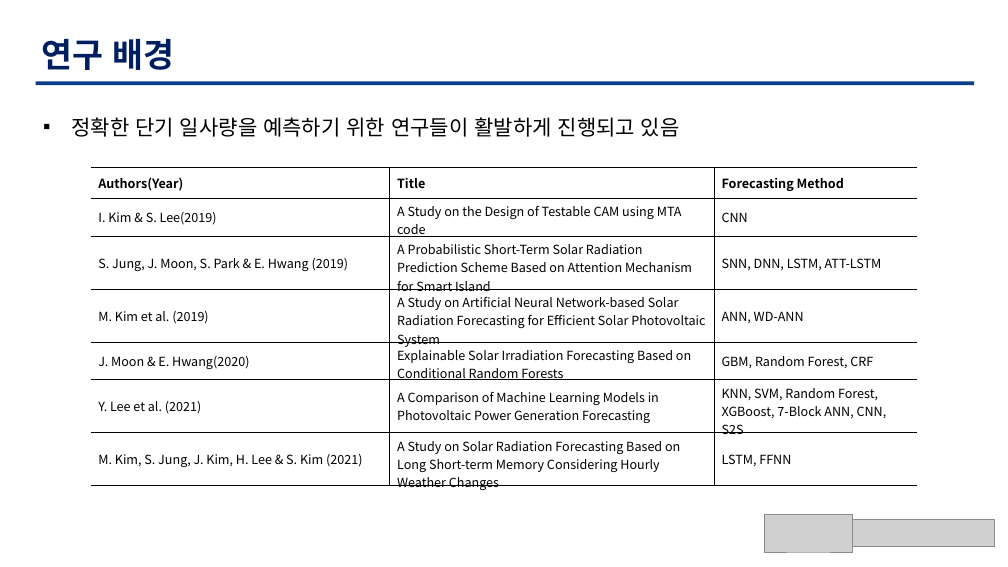
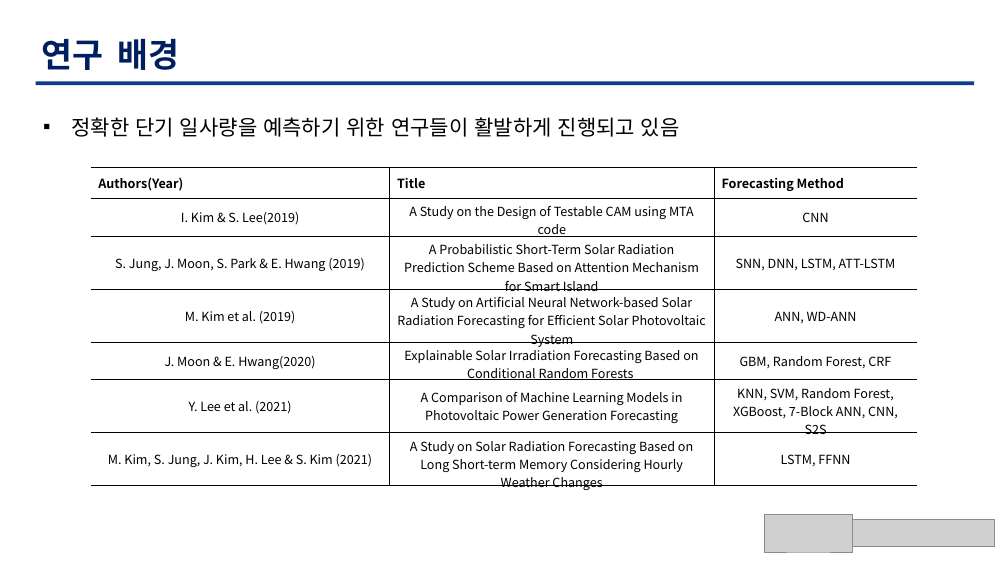
Before and after one commit to TaegyuHan/Solar_radiation_prediction_model, a slide deck: slide 6 of KICS_PT/[KICS] 모델 poster.pptx. Drawn at 1008x567 pixels with LibreOffice and Linux fonts; fonts in the diff are those of the drawing; grey boxes stand for pictures. Boxes give left, top, right and bottom in pixels: in the first picture for what was removed or moved away, otherwise in the second. Text is boxed around its words. In the diff, an @@ line names an element or a change of style, - is before the commit and + after.

```diff
--- a/KICS_PT/[KICS] 모델 poster.pptx
+++ b/KICS_PT/[KICS] 모델 poster.pptx
@@ text "연구 배경" rewrapped from (42,39,175,70) to (42,39,179,70) @@
@@ table at (91,168,917,494) @@
@@ alignment left to centre @@
```
Also in this commit, not shown: 5 other slides changed.
